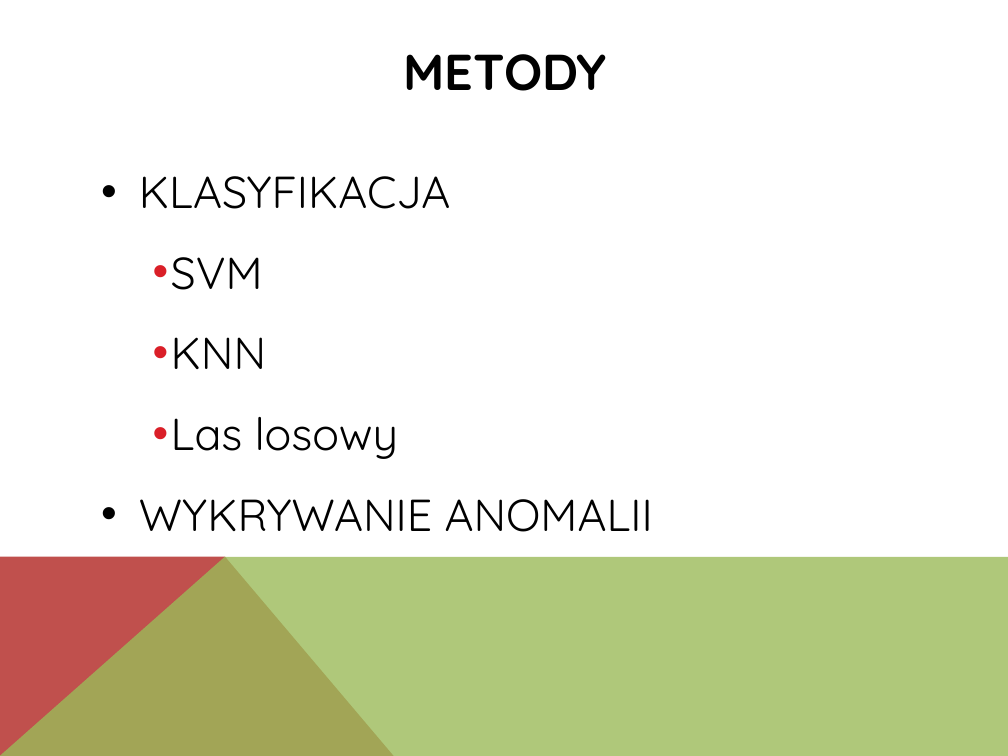
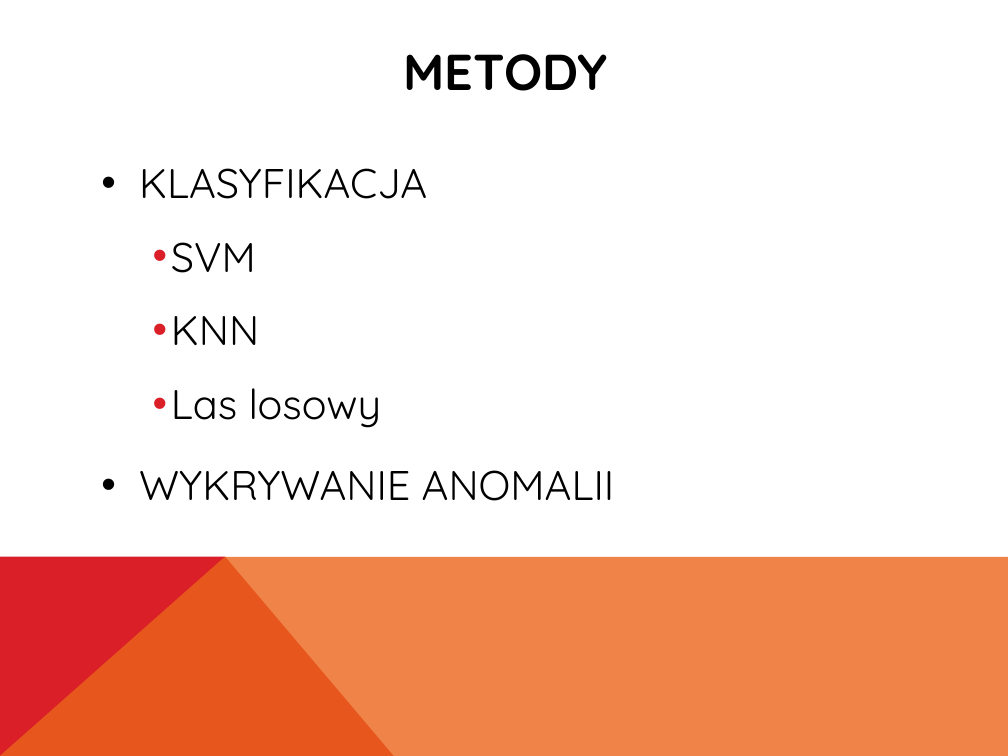
Before and after one commit to Waszker/PhysionetChallenge, a slide deck: slide 5 of Report and presentation/Prezentacja.pptx. Drawn at 1008x756 pixels with LibreOffice and Linux fonts; fonts in the diff are those of the drawing. Boxes give left, top, right and bottom in pixels: in the first picture for what was removed or moved away, otherwise in the second. Text is boxed around its words. In the diff, an @@ line names an element or a change of style, - is before the commit and + after.

```diff
--- a/Report and presentation/Prezentacja.pptx
+++ b/Report and presentation/Prezentacja.pptx
@@ text "KLASYFIKACJA" at [139,168,615,501]: size 32 to 29.6 pt; indent changed; line spacing 1.5 to 1.4; more space between paragraphs @@
@@ freeform shape at [0,556,394,756]: fill #C0504D to #DA1F28 @@
@@ freeform shape at [0,556,1008,756]: fill #9BBB59 at 80% opacity to #EB641B at 80% opacity @@
```
Also in this commit, not shown: 9 other slides changed.
